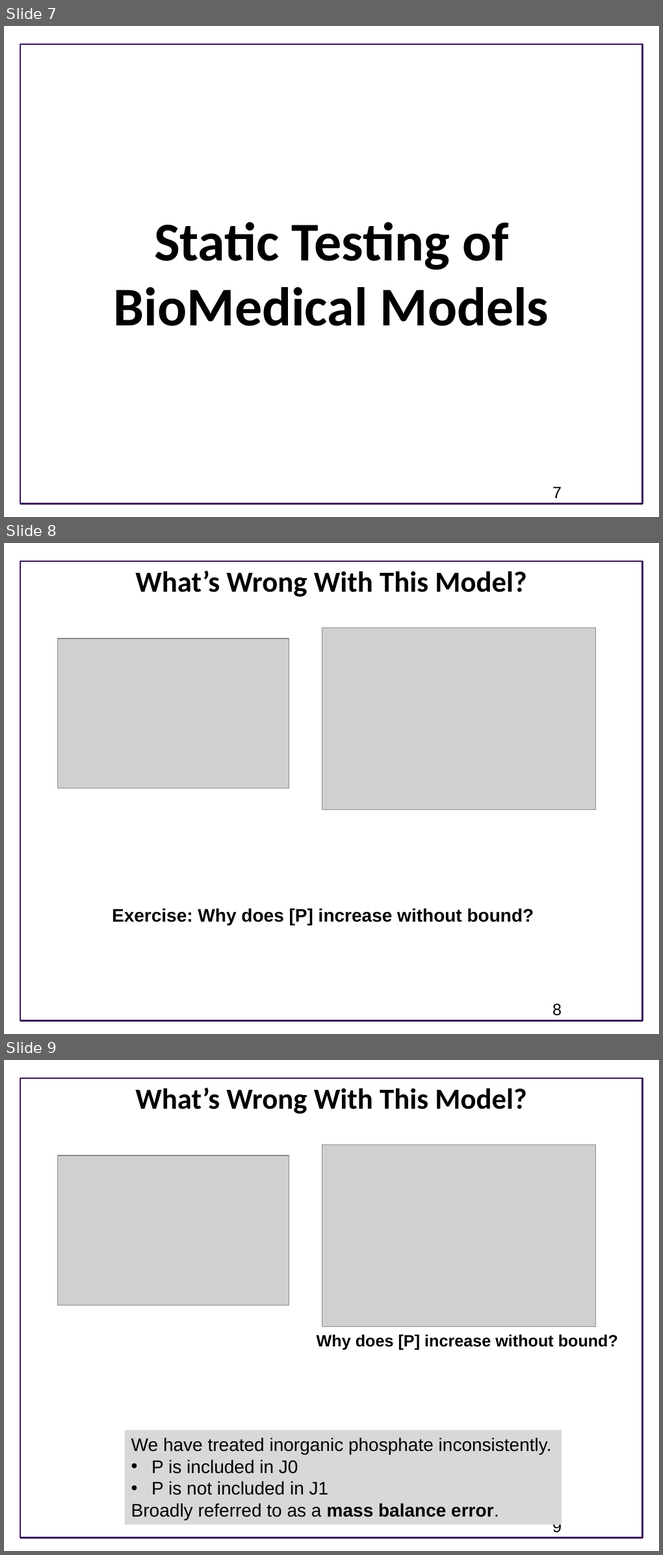
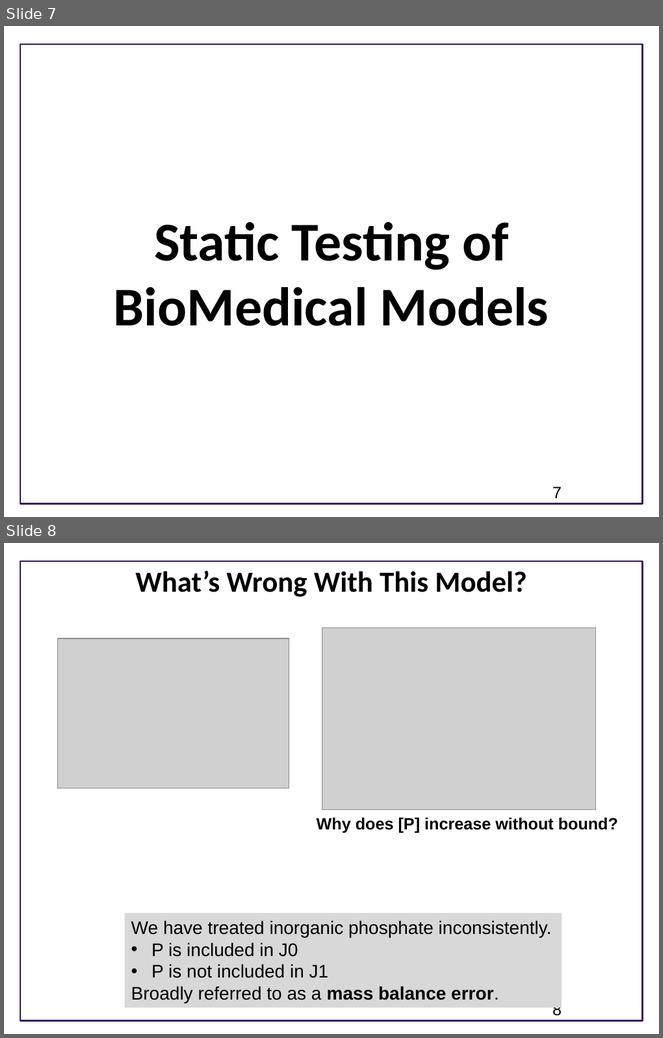
Before and after one commit to ModelEngineering/advancing-biomedical-models, a slide deck: Fall_2021/lecture_23-Verification_Part_1/Verification and Validation_ Overview.pptx. Shown one above the other, each under a label of ours: slides 7, 8 and 9 before the commit, slides 7 and 8 after it. The pictures are 663x1555 and 663x1038 pixels, drawn with LibreOffice and Linux fonts; fonts in the diff are those of the drawing; grey boxes stand for pictures; background and template pictures are left out. Boxes give left, top, right and bottom in pixels: in the first picture for what was removed or moved away, otherwise in the second. Text is boxed around its words. In the diff, an @@ line names an element or a change of style, - is before the commit and + after.

```diff
--- a/Fall_2021/lecture_23-Verification_Part_1/Verification and Validation_ Overview.pptx
+++ b/Fall_2021/lecture_23-Verification_Part_1/Verification and Validation_ Overview.pptx
@@ slide 8 removed at box(4, 543, 659, 1034), background #FFFFFF; not listed: 1 template element that a slide beside it also shows @@
@@ title removed at box(135, 570, 527, 597) @@
-What’s Wrong With This Model?
@@ picture removed at box(58, 639, 289, 789) @@
@@ picture removed at box(322, 627, 596, 810) @@
@@ text removed at box(112, 908, 534, 925) @@
-Exercise: Why does [P] increase without bound?
@@ page number removed at box(553, 1004, 562, 1016) @@
-8
@@ what was slide 9 is now slide 8 @@
@@ page number at box(553, 1008, 562, 1016): text changed @@
-9
+8
```
Also in this commit, not shown: 5 slides changed, 1 slide added, 1 other slide removed.
